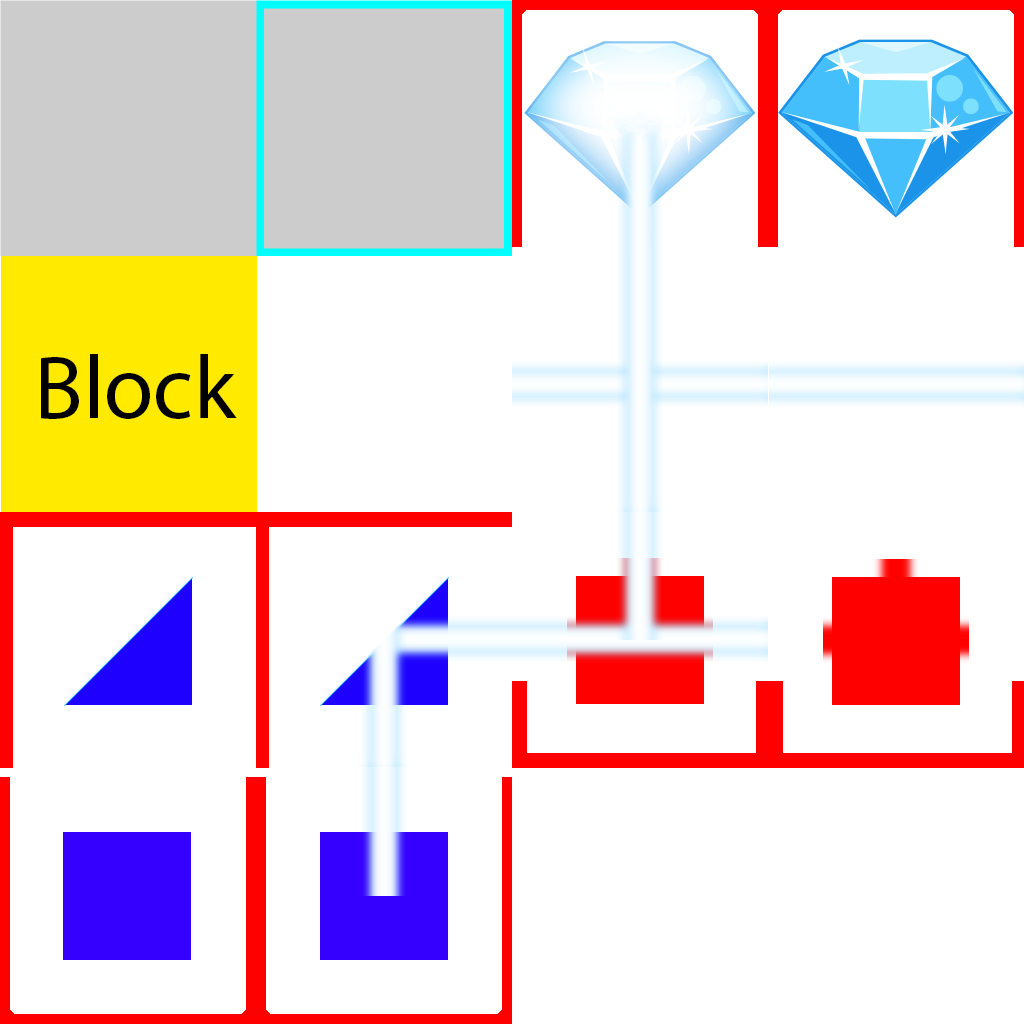
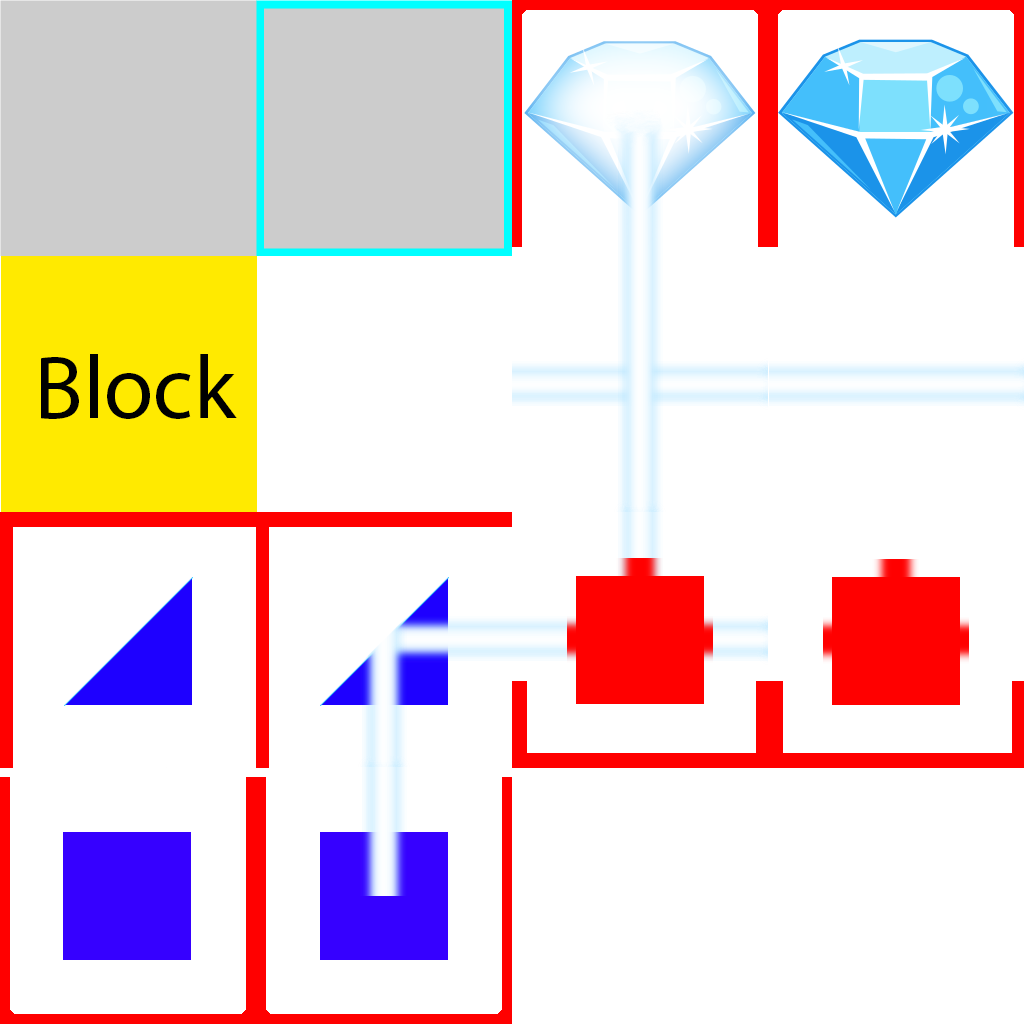
Before/after of a (1024, 1024) layered artwork. What changed in the layer stack:
moved "splitter lit" above "splitter input beam" over [567, 558, 713, 662]
